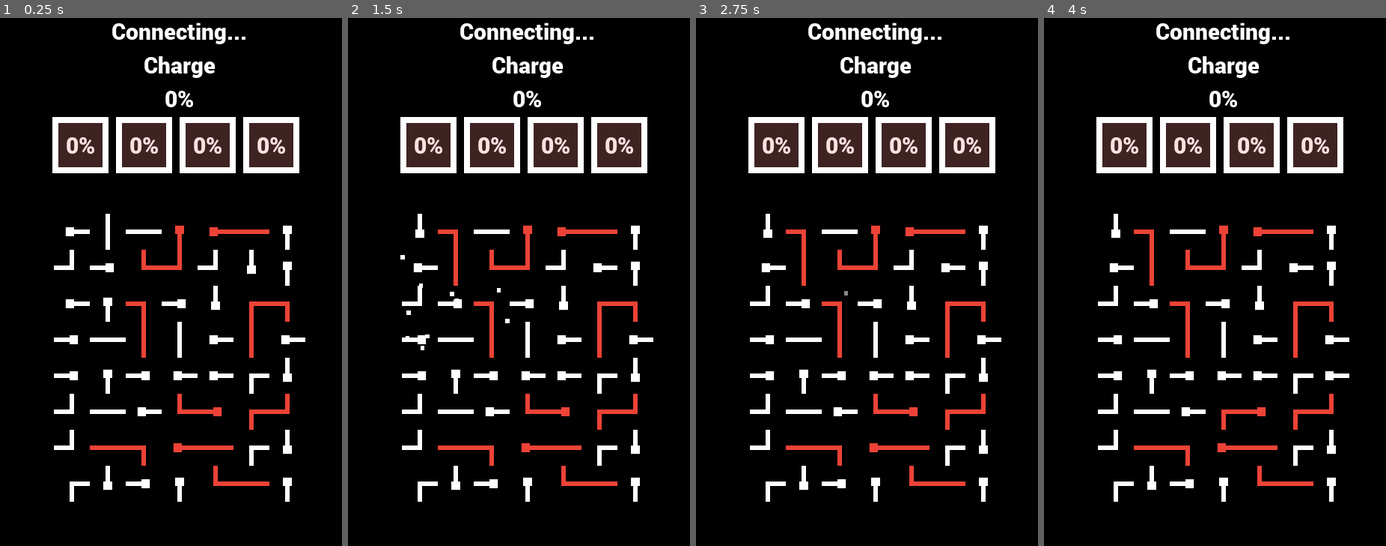
Above: before the commit, frames 1-4 (left to right).
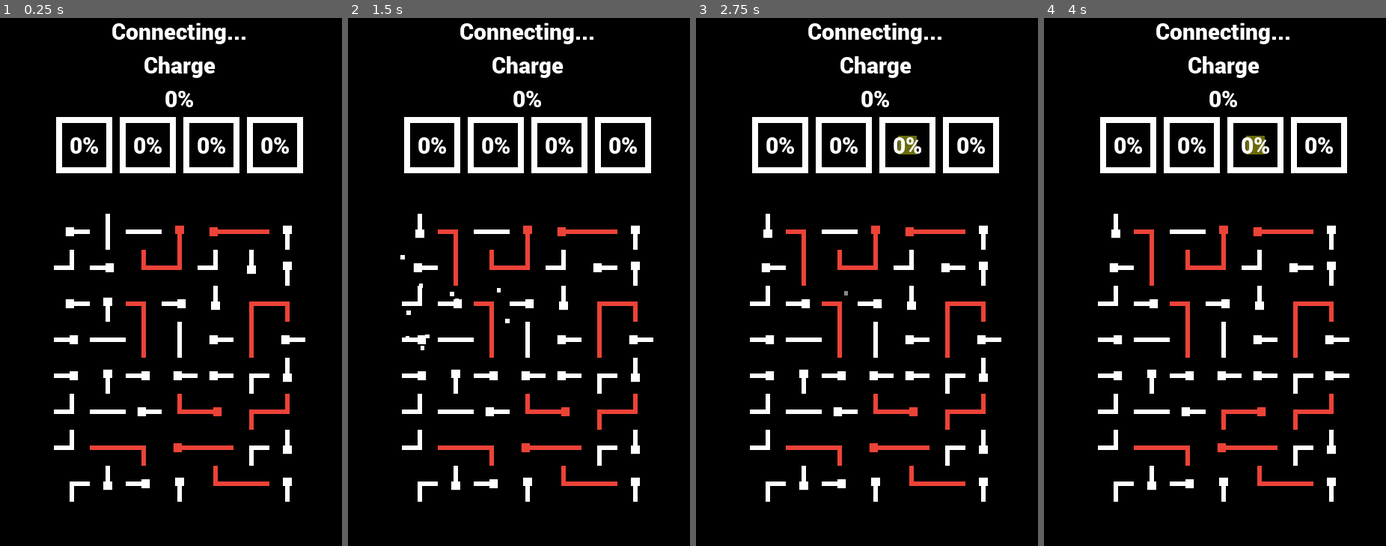
Above: after the commit, the same moments.

Repository: jaminologist/PipeDream
Game: Godot game, scene res://Scenes/Versus.tscn
Two runs of this game, one before a commit and one after it. Both use one fixed random seed, a clock stepped at 60 frames per second and the inputs below. This scene is started directly instead of the project's main scene.
Inputs (mouse positions are in pixels of both pictures, inside the frame that each line leads up to):
- Up to frame 1 (0.25 s): no input
- Up to frame 2 (1.5 s): tap Enter at 0.5 s; move the mouse to (607, 260) at 0.52 s; click (607, 260) at 0.6 s; tap Space at 1.25 s; move the mouse to (457, 313) at 1.27 s; click (457, 313) at 1.35 s
- Up to frame 3 (2.75 s): move the mouse to (911, 165) at 2.02 s; click (911, 165) at 2.1 s
- Up to frame 4 (4 s): tap Enter at 2.75 s; move the mouse to (1204, 392) at 2.77 s; click (1204, 392) at 2.85 s; tap Space at 3.5 s; move the mouse to (1331, 366) at 3.52 s; click (1331, 366) at 3.6 s

The runs differ from the first frame. In frame 1, 5.6% of the frame differs, in the area x 15-89%, y 18-30%; in frame 2, 5.6%; in frame 3, 5.6%; in frame 4, 5.6%.

Commit message:
Started work on new mode and using the server to define the game

Diff:
--- /dev/null
+++ b/Scenes/EnemyBoardCenterContainer.gd
@@ -0,0 +1,27 @@
+extends CenterContainer
+
+var id:int
+
+signal enemy_board_clicked
+
+func _ready():
+    pass
+
+func _process(delta):
+    if Input.is_action_just_pressed("ui_touch"):
+
+        var rect = Rect2(get_global_transform_with_canvas().origin, get_rect().size)
+        if rect.has_point(get_global_mouse_position()):
+            emit_signal("enemy_board_clicked", self)
+            print("emit!: " + str(id))
+    pass
+
+func set_id(id:int):
+    self.id = id
+
+
+func select():
+    $Selected.show()
+
+func unselect():
+    $Selected.hide()
--- a/Scenes/EnemyBoardCenterContainer.tscn
+++ b/Scenes/EnemyBoardCenterContainer.tscn
@@ -1,25 +1,37 @@
-[gd_scene load_steps=3 format=2]
+[gd_scene load_steps=4 format=2]
 
-[ext_resource path="res://assets/fonts/Roboto-Black.tres" type="DynamicFont" id=1]
-[ext_resource path="res://assets/images/tobepacked/border_clear_0.png" type="Texture" id=2]
+[ext_resource path="res://Scenes/EnemyBoardCenterContainer.gd" type="Script" id=1]
+[ext_resource path="res://assets/fonts/Roboto-Black.tres" type="DynamicFont" id=2]
+[ext_resource path="res://assets/images/tobepacked/border_clear_0.png" type="Texture" id=3]
 
 [node name="EnemyBoardCenterContainer" type="CenterContainer"]
 margin_left = 200.0
 margin_right = 275.0
 margin_bottom = 75.0
 rect_min_size = Vector2( 75, 75 )
+script = ExtResource( 1 )
+
+[node name="Selected" type="ColorRect" parent="."]
+visible = false
+margin_left = 25.0
+margin_top = 25.0
+margin_right = 50.0
+margin_bottom = 50.0
+rect_min_size = Vector2( 25, 25 )
+color = Color( 0.929412, 0.937255, 0.12549, 0.447059 )
 
 [node name="Label" type="Label" parent="."]
 margin_left = 18.0
 margin_top = 17.0
 margin_right = 57.0
 margin_bottom = 58.0
-custom_fonts/font = ExtResource( 1 )
+custom_fonts/font = ExtResource( 2 )
 text = "0%"
 align = 1
 valign = 1
 
 [node name="ColorRect" type="ColorRect" parent="."]
+visible = false
 margin_right = 75.0
 margin_bottom = 75.0
 rect_min_size = Vector2( 75, 75 )
--- a/Scenes/Play.gd
+++ b/Scenes/Play.gd
@@ -3,11 +3,15 @@
 var score = 0
 var time_limit = 90
 
+var client = WebSocketClient.new()
 
 func _ready():
     get_node("BlitzTimer").start()
     get_node("VictoryCenterContainer").hide()
     update_time_counter_text()
+
+    client.connect_to_url("ws://localhost:5080/singlePlayerBlitzGame")
+    client.connect("singlePlayerBlitzGame", self, "_on_connection_error")
 
     #Centers Grid
     $Grid.position.x = (rect_size.x / 2 - (($Grid.column * $Grid.cell_size) / 2))
@@ -15,8 +19,18 @@
     pass
 
 func _process(delta):
+    poll_client_and_update()
     if Input.is_action_just_pressed("ui_cancel"):
         get_tree().change_scene("res://Scenes/MainMenu.tscn")
+
+
+func poll_client_and_update():
+    client.poll()
+    var bytes = client.get_peer(1).get_packet()
+    var json = parse_json(bytes.get_string_from_utf8())
+
+    if json != null:
+        print(json)
 
 func update_time_counter_text():
     var minutes = time_limit / 60
@@ -54,3 +68,7 @@
 
 func _on_Grid_explosive_pipe_destroyed(power, time):
     $CameraShake2D.start_camera_shake(power, 0.25)
+
+func _on_connection_error():
+    get_tree().change_scene("res://Scenes/MainMenu.tscn")
+    pass
--- a/Scenes/Versus.gd
+++ b/Scenes/Versus.gd
@@ -15,9 +15,21 @@
 var charge:int = 0
 var charge_increment = 1
 var charge_increment_count = 0
-var charge_increment_max_count = 10
+var charge_increment_max_count = 25
 
 var charge_increment_timer
+
+
+var enemy_board_list = []
+var selected_enemy_board
+
+class ChargeHandler:
+    var charge:int = 0
+    var charge_increment = 1
+    var charge_increment_count = 0
+    var charge_increment_max_count = 25
+
+
 
 
 func _ready():
@@ -42,6 +54,18 @@
     $Grid.position.x = (rect_size.x / 2 - (($Grid.column * $Grid.cell_size) / 2))
     $Grid.position.y = (rect_size.y / 2 - (($Grid.row * $Grid.cell_size) / 2)) + $Grid.cell_size * 2
 
+    enemy_board_list = [
+        $VBoxContainer/EnemyBoardContainer/EnemyBoardCenterContainer,
+        $VBoxContainer/EnemyBoardContainer/EnemyBoardCenterContainer2,
+        $VBoxContainer/EnemyBoardContainer/EnemyBoardCenterContainer3,
+        $VBoxContainer/EnemyBoardContainer/EnemyBoardCenterContainer4
+    ]
+
+    for i in range(0, enemy_board_list.size()):
+        enemy_board_list[i].connect("enemy_board_clicked", self, "_on_enemy_board_clicked")
+        enemy_board_list[i].set_id(i)
+
+
     pass
 
 # Called every frame. 'delta' is the elapsed time since the previous frame.
@@ -101,8 +125,6 @@
 
 
 func increment_charge_offline():
-
-    print("HI")
 
     charge += charge_increment
     charge_increment_count+=1
@@ -169,6 +191,17 @@
     $CameraShake2D.start_camera_shake(power, 0.25)
 
 
+func _on_enemy_board_clicked(enemy_board):
+
+    if selected_enemy_board != null:
+        selected_enemy_board.unselect()
+
+    selected_enemy_board = enemy_board
+
+    enemy_board.select()
+
+    pass
+
 
 func _on_connection_error():
     get_tree().change_scene("res://Scenes/MainMenu.tscn")
--- a/Scenes/Versus.tscn
+++ b/Scenes/Versus.tscn
@@ -125,28 +125,22 @@
 alignment = 1
 
 [node name="EnemyBoardCenterContainer" parent="VBoxContainer/EnemyBoardContainer" instance=ExtResource( 5 )]
-margin_left = 70.0
-margin_right = 145.0
+margin_left = 75.0
+margin_right = 150.0
 
 [node name="EnemyBoardCenterContainer4" parent="VBoxContainer/EnemyBoardContainer" instance=ExtResource( 5 )]
-margin_left = 155.0
-margin_right = 230.0
+margin_left = 160.0
+margin_right = 235.0
 
 [node name="EnemyBoardCenterContainer2" parent="VBoxContainer/EnemyBoardContainer" instance=ExtResource( 5 )]
-margin_left = 240.0
-margin_right = 315.0
+margin_left = 245.0
+margin_right = 320.0
 
 [node name="EnemyBoardCenterContainer3" parent="VBoxContainer/EnemyBoardContainer" instance=ExtResource( 5 )]
-margin_left = 325.0
-margin_right = 400.0
-
-[node name="EnemyBoard" type="Control" parent="VBoxContainer/EnemyBoardContainer"]
-margin_left = 410.0
-margin_right = 410.0
-margin_bottom = 75.0
+margin_left = 330.0
+margin_right = 405.0
 
 [node name="VictoryCenterContainer" type="CenterContainer" parent="."]
-editor/display_folded = true
 visible = false
 anchor_right = 1.0
 anchor_bottom = 1.0
--- a/global/PipeType.gd
+++ b/global/PipeType.gd
@@ -1,7 +1,7 @@
 extends Node
 
 var NONE = -1
-var LINE = 1
+var LINE = 0
 var L_PIPE = 2
 var END = 4
 var END_EXPLOSION_2 = 8
Not shown: 1 places in Scenes/EnemyBoardCenterContainer.tscn that only renumber resources
